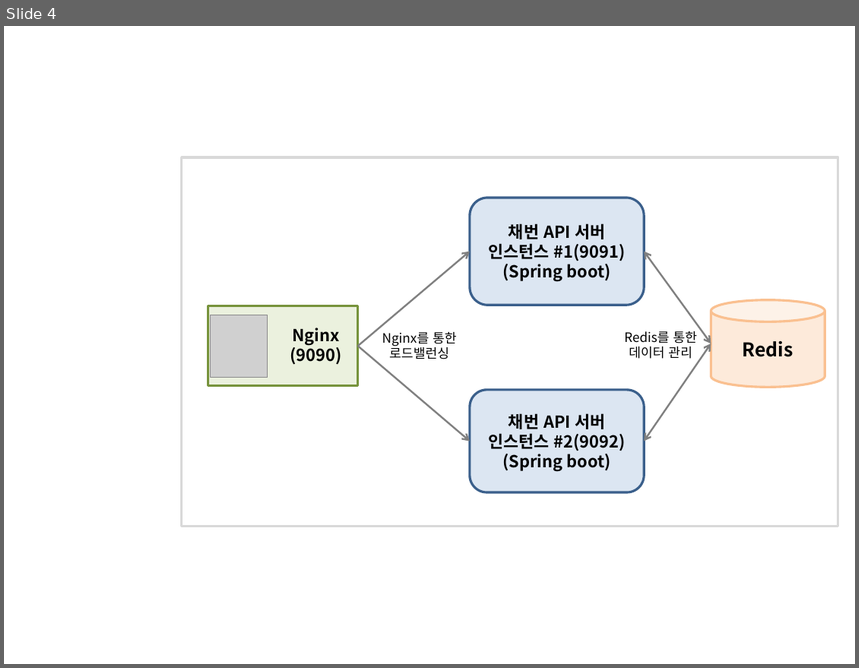
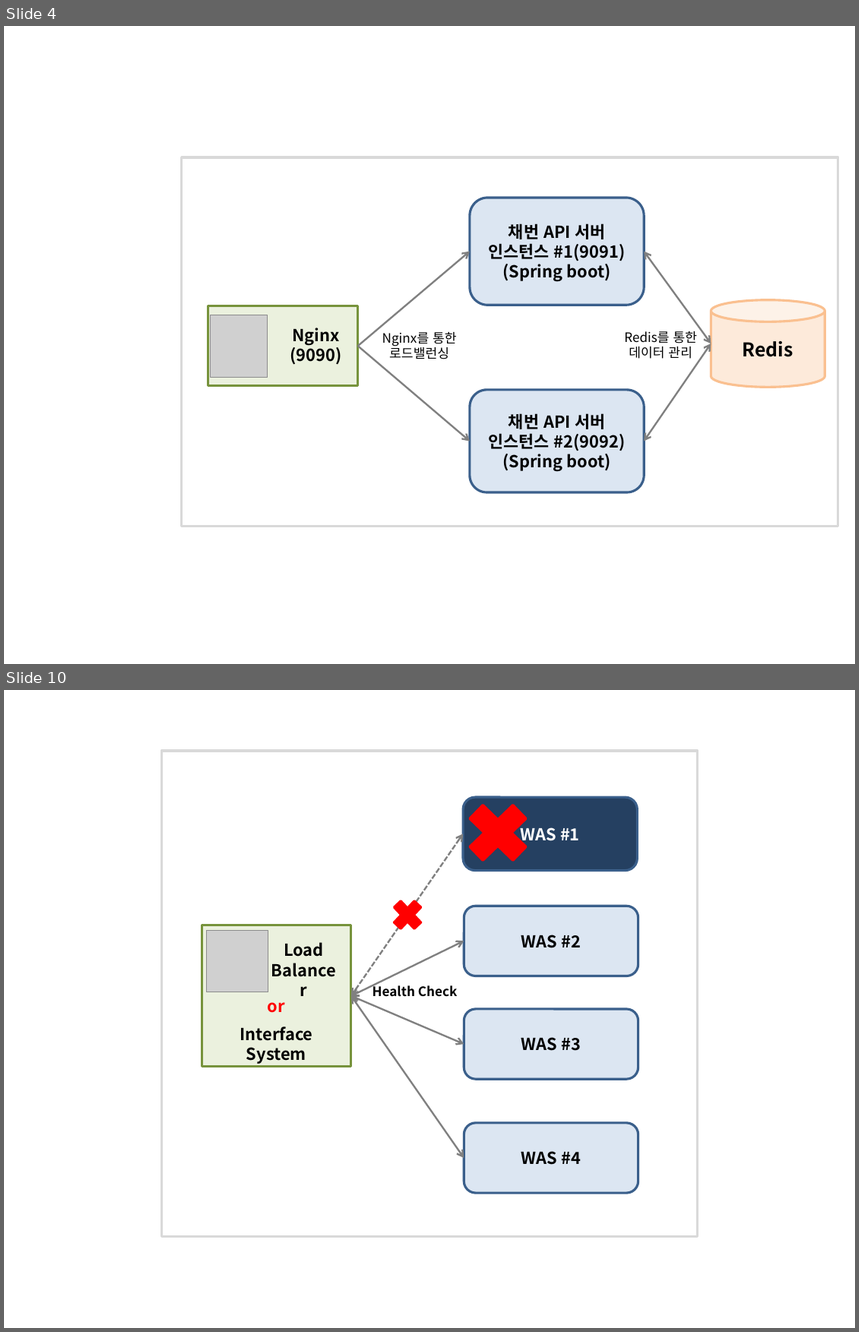
Before and after one commit to ohyes7love/work, a slide deck: restSeqApi/work/이미지.pptx. Shown one above the other, each under a label of ours: slide 4 before the commit, slides 4 and 10 after it; the slides between them are not shown. The pictures are 859x668 and 859x1332 pixels, drawn with LibreOffice and Linux fonts; fonts in the diff are those of the drawing; grey boxes stand for pictures. Boxes give left, top, right and bottom in pixels: in the first picture for what was removed or moved away, otherwise in the second. Text is boxed around its words. In the diff, an @@ line names an element or a change of style, - is before the commit and + after.

```diff
--- a/restSeqApi/work/이미지.pptx
+++ b/restSeqApi/work/이미지.pptx
@@ slide 10 added at (4, 690, 855, 1328), background #FFFFFF @@
@@ rectangle added at (161, 751, 698, 1236), outline #D9D9D9 2 pt @@
@@ cross added at (456, 793, 539, 873), fill #FF0000, outline #FF0000 2 pt @@
@@ rounded rectangle added at (463, 797, 637, 870), fill #254061, outline #3A5F8C 2 pt, 14 pt, text #FFFFFF, bold @@
+WAS #1
@@ double arrow added from (351, 996) to (463, 834), #808080 1.5 pt dashed @@
@@ cross added at (388, 894, 427, 935), fill #FF0000, outline #FF0000 2 pt @@
@@ rounded rectangle added at (464, 906, 638, 976), fill #DCE6F2, outline #3A5F8C 2 pt, 14 pt, text #000000, bold @@
+WAS #2
@@ rectangle added at (202, 926, 351, 1067), fill #EBF1DE, outline #77933C 2 pt @@
@@ picture added at (207, 931, 268, 992) @@
@@ text added at (284, 942, 324, 957), 14 pt, text #000000, bold @@
+Load
+Balancer
@@ double arrow added from (351, 996) to (464, 941), #808080 1.5 pt @@
@@ text added at (373, 983, 458, 997), 11 pt, text #000000, bold @@
+Health Check
@@ text added at (268, 1002, 285, 1013), 14 pt, text #FF0000, bold @@
+or
@@ double arrow added from (351, 996) to (464, 1044), #808080 1.5 pt @@
@@ double arrow added from (351, 996) to (464, 1158), #808080 1.5 pt @@
@@ text added at (240, 1027, 313, 1064), 14 pt, text #000000, bold @@
+Interface System
@@ rounded rectangle added at (464, 1009, 638, 1079), fill #DCE6F2, outline #3A5F8C 2 pt, 14 pt, text #000000, bold @@
+WAS #3
@@ rounded rectangle added at (464, 1123, 638, 1193), fill #DCE6F2, outline #3A5F8C 2 pt, 14 pt, text #000000, bold @@
+WAS #4
```
Also in this commit, not shown: 1 slide changed, 6 other slides added.
